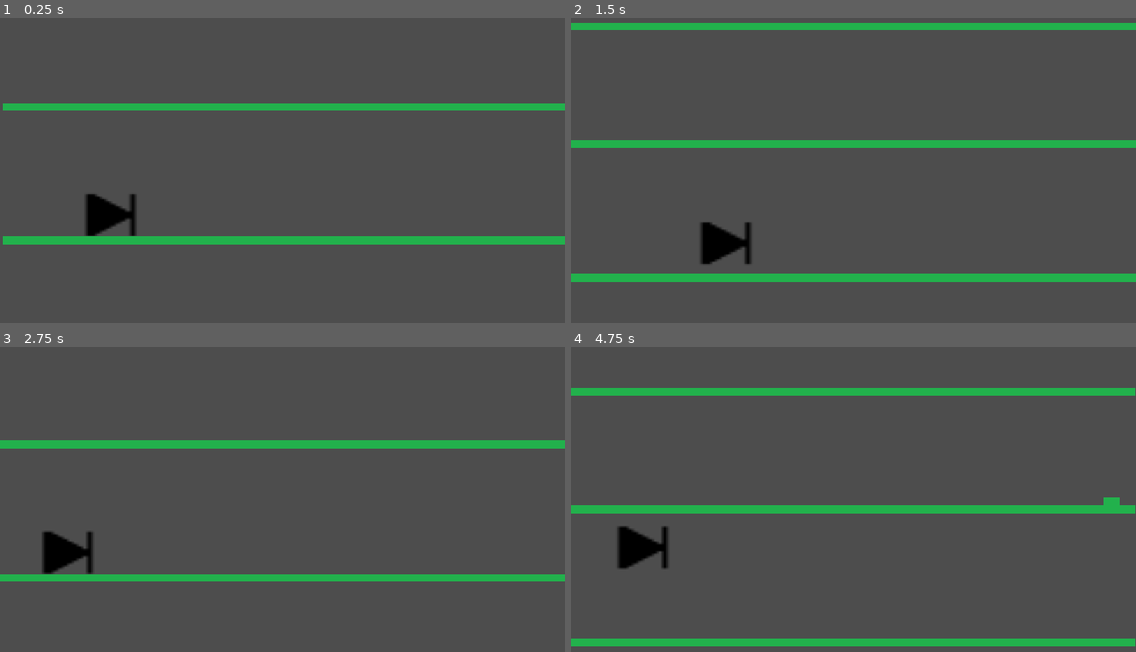
Above: before the commit, frames 1-4 (two rows, left to right).
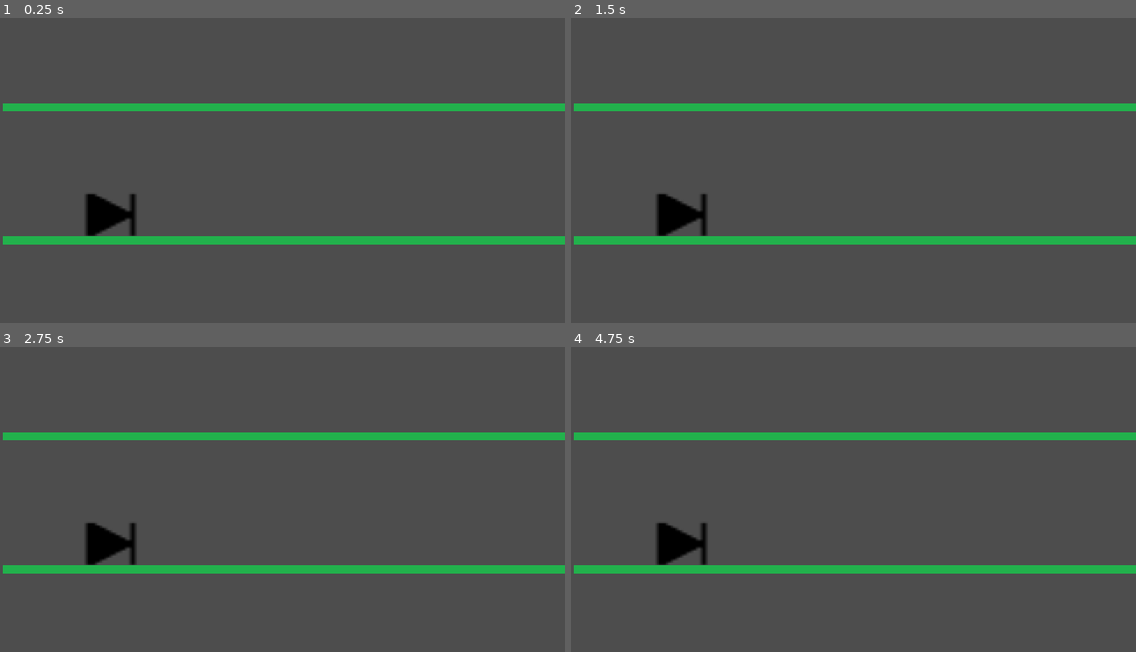
Above: after the commit, the same moments.

Repository: chorwat2137/haven-2026
Game: Godot game, scene res://scenes/piwo.tscn
The game is run twice, just before and just after one commit, with the same random seed, the same clock (stepped at 60 frames per second) and the same inputs. Before the commit the project starts from res://scenes/borys.tscn.
Inputs:
- Up to frame 1 (0.25 s): no input
- Up to frame 2 (1.5 s): tap Enter (ui_accept) at 0.5, 0.6, 0.77, 1.07, 1.35 s; hold Right (ui_right) from 0.53 s (still down)
- Up to frame 3 (2.75 s): tap Enter (ui_accept) at 1.52, 1.82, 2.1 s; release Right (ui_right) at 2.03 s; hold Left (ui_left) from 2.03 s (still down)
- Up to frame 4 (4.75 s): release Left (ui_left) at 2.78 s; hold Right (ui_right) 2.78-4.28 s; tap Enter (ui_accept) at 2.85, 3.02, 3.32, 3.6, 3.77, 4.07, 4.35, 4.52 s; hold Left (ui_left) from 4.28 s (still down)

The runs differ from the first frame. In frame 1, 0.2% of the frame differs, in the area x 0-100%, y 30-31%; in frame 2, 14%; in frame 3, 12%; in frame 4, 15%, in the area x 0-100%, y 13-99%.

Commit message:
ruch gracza tory ruchu

Diff:
--- a/project.godot
+++ b/project.godot
@@ -11,7 +11,6 @@
 [application]
 
 config/name="haven-2026"
-run/main_scene="uid://ciftw48npy2hw"
 run/main_scene="uid://bqian8mpqp3rp"
 config/features=PackedStringArray("4.7", "GL Compatibility")
 config/icon="res://icon.svg"
@@ -20,6 +19,7 @@
 
 window/stretch/mode="canvas_items"
 window/stretch/aspect="expand"
+"<<<<<<<HEAD[dotnet]project/assembly_name"="haven-2026"
 
 [dotnet]
 
@@ -30,6 +30,24 @@
 version_control/plugin_name="GitPlugin"
 version_control/autoload_on_startup=true
 
+[input]
+
+track_up={
+"deadzone": 0.2,
+"events": [Object(InputEventKey,"resource_local_to_scene":false,"resource_name":"","device":-1,"window_id":0,"alt_pressed":false,"shift_pressed":false,"ctrl_pressed":false,"meta_pressed":false,"pressed":false,"keycode":0,"physical_keycode":4194320,"key_label":0,"unicode":0,"location":0,"echo":false,"script":null)
+]
+}
+track_down={
+"deadzone": 0.2,
+"events": [Object(InputEventKey,"resource_local_to_scene":false,"resource_name":"","device":-1,"window_id":0,"alt_pressed":false,"shift_pressed":false,"ctrl_pressed":false,"meta_pressed":false,"pressed":false,"keycode":0,"physical_keycode":4194322,"key_label":0,"unicode":0,"location":0,"echo":false,"script":null)
+]
+}
+shoot={
+"deadzone": 0.2,
+"events": [Object(InputEventKey,"resource_local_to_scene":false,"resource_name":"","device":16,"window_id":0,"alt_pressed":false,"shift_pressed":false,"ctrl_pressed":false,"meta_pressed":false,"pressed":false,"keycode":0,"physical_keycode":32,"key_label":0,"unicode":0,"location":0,"echo":false,"script":null)
+]
+}
+
 [physics]
 
 3d/physics_engine="Jolt Physics"
--- /dev/null
+++ b/scenes/bullet.gd
@@ -0,0 +1,11 @@
+extends CharacterBody2D
+
+
+const SPEED = 300.0
+const JUMP_VELOCITY = -400.0
+
+
+func _physics_process(delta: float) -> void:
+	pass
+
+	move_and_slide()
--- /dev/null
+++ b/scenes/bullet.tscn
@@ -0,0 +1,15 @@
+[gd_scene format=3 uid="uid://dmlml5wg76w0d"]
+
+[ext_resource type="Script" uid="uid://b8qws6iid14b2" path="res://scenes/bullet.gd" id="1_y25gk"]
+[ext_resource type="Texture2D" uid="uid://clyt4x42bgmmh" path="res://gfx/bullet.png" id="2_l5glv"]
+
+[node name="Bullet" type="Node2D" unique_id=1848587036]
+
+[node name="CharacterBody2D" type="CharacterBody2D" parent="." unique_id=1850712395]
+script = ExtResource("1_y25gk")
+
+[node name="Sprite2D" type="Sprite2D" parent="CharacterBody2D" unique_id=1212953380]
+texture = ExtResource("2_l5glv")
+
+[node name="CollisionPolygon2D" type="CollisionPolygon2D" parent="CharacterBody2D" unique_id=859477920]
+polygon = PackedVector2Array(-2, 2, -2, 2, 1, 2, 1, -1, -2, -1)
--- a/scenes/piwo.tscn
+++ b/scenes/piwo.tscn
@@ -38,5 +38,5 @@
 
 [node name="TileMapLayer" type="TileMapLayer" parent="." unique_id=1481669411]
 position = Vector2(0, 681)
-tile_map_data = PackedByteArray("AAAAACcAAAAAAAAAAAABACcAAAA …(6847 unchanged characters)… AAAAAAAAAEABYAAAAAAAAAAAAAABYAAAAAAAAAAABGABUAAAAAAAAAAAA=")
+tile_map_data = PackedByteArray("AAAAACcAAAAAAAAAAAABACcAAAA …(6847 unchanged characters)… AAAAAAAAAEABYAAAAAAAAAAAAAABYAAAAAAAAAAAA=")
 tile_set = SubResource("TileSet_elxba")
--- a/scenes/player.gd
+++ b/scenes/player.gd
@@ -6,20 +6,9 @@
 
 
 func _physics_process(delta: float) -> void:
-	# Add the gravity.
-	if not is_on_floor():
-		velocity += get_gravity() * delta
-
-	# Handle jump.
-	if Input.is_action_just_pressed("ui_accept") and is_on_floor():
-		velocity.y = JUMP_VELOCITY
-
-	# Get the input direction and handle the movement/deceleration.
-	# As good practice, you should replace UI actions with custom gameplay actions.
-	var direction := Input.get_axis("ui_left", "ui_right")
-	if direction:
-		velocity.x = direction * SPEED
-	else:
-		velocity.x = move_toward(velocity.x, 0, SPEED)
+	if Input.is_action_just_pressed("track_up") and not is_on_ceiling():
+		position.y -= 100
+	if Input.is_action_just_pressed("track_down") and not is_on_floor():
+		position.y += 100
 
 	move_and_slide()
Binary file added: gfx/bullet.png
Not shown, added: gfx/bullet.png.import
Not shown, added: scenes/bullet.gd.uid
